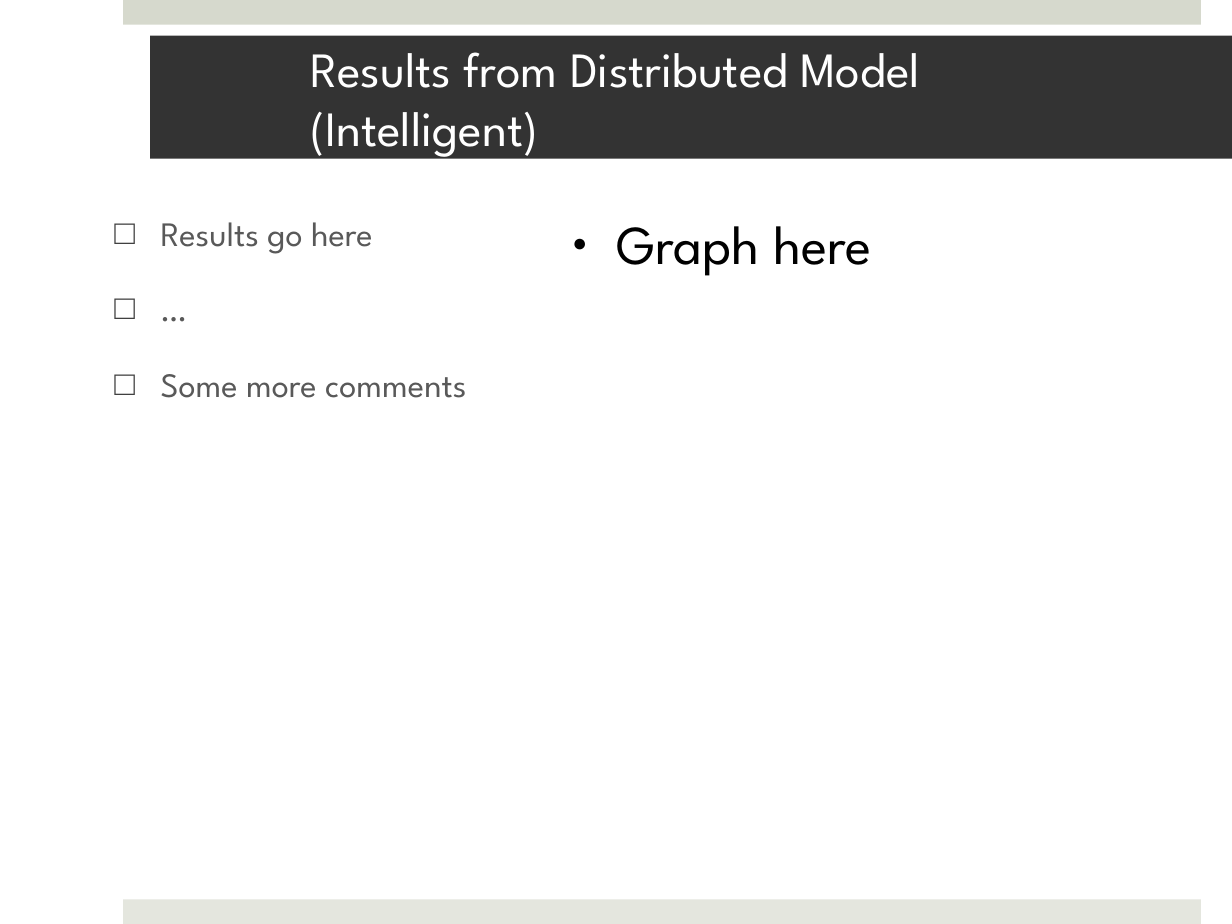
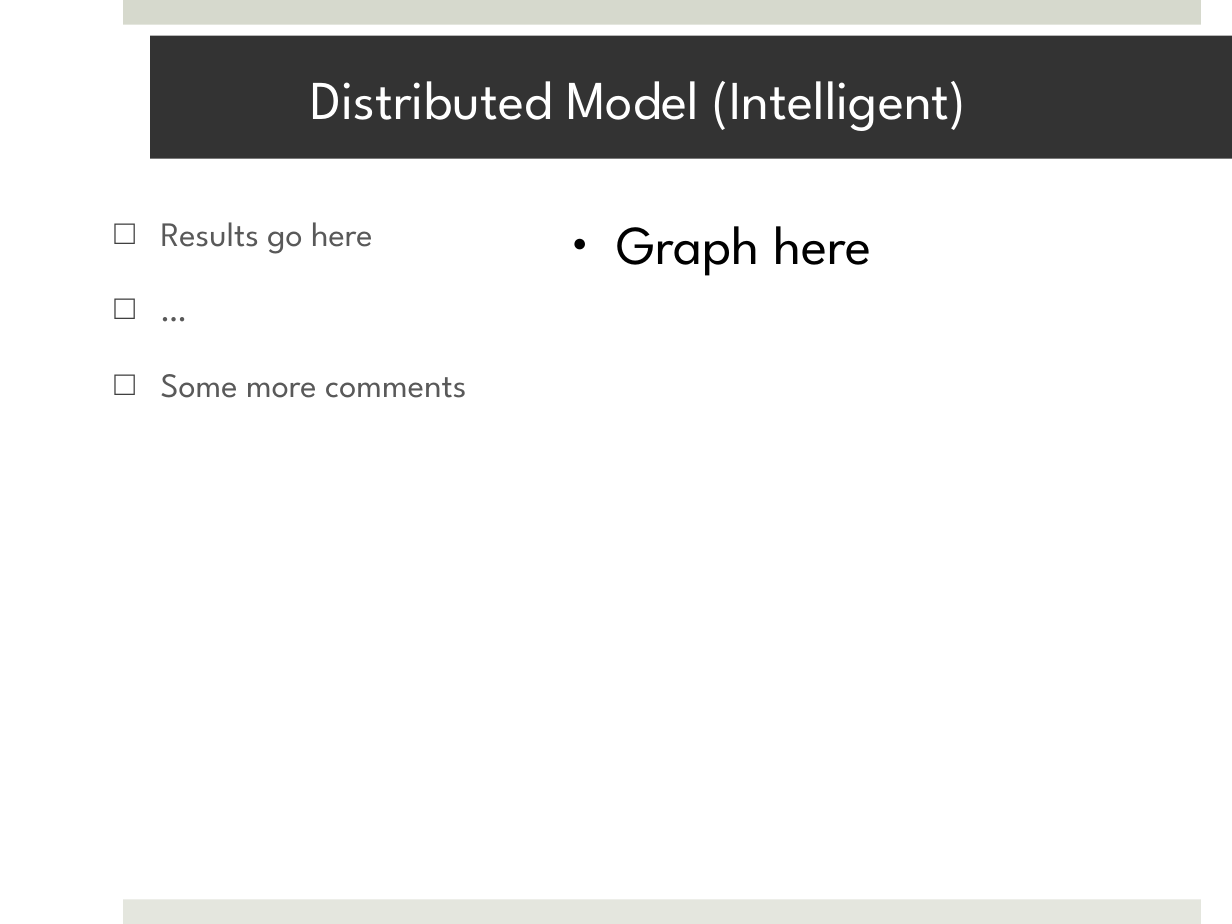
Before and after one commit to saga-project/saga-cpp-legacy-projects, a slide deck: slide 9 of papers/data_intensive/eScience09/RoyalSocietyPresentation.pptx. Drawn at 1232x924 pixels with LibreOffice and Linux fonts; fonts in the diff are those of the drawing; background and template pictures are left out. Boxes give left, top, right and bottom in pixels: in the first picture for what was removed or moved away, otherwise in the second. Text is boxed around its words. In the diff, an @@ line names an element or a change of style, - is before the commit and + after.

Commit message:
Changed presentation  (waiting on Chris' results)

```diff
--- a/papers/data_intensive/eScience09/RoyalSocietyPresentation.pptx
+++ b/papers/data_intensive/eScience09/RoyalSocietyPresentation.pptx
@@ title at [310, 81, 966, 131]: text changed; size 28.8 to 32 pt @@
-Results from Distributed Model
-(Intelligent)
+Distributed Model (Intelligent)
```
Also in this commit, not shown: 7 other slides changed, 5 slides added, 2 slides removed, 1 other file.
